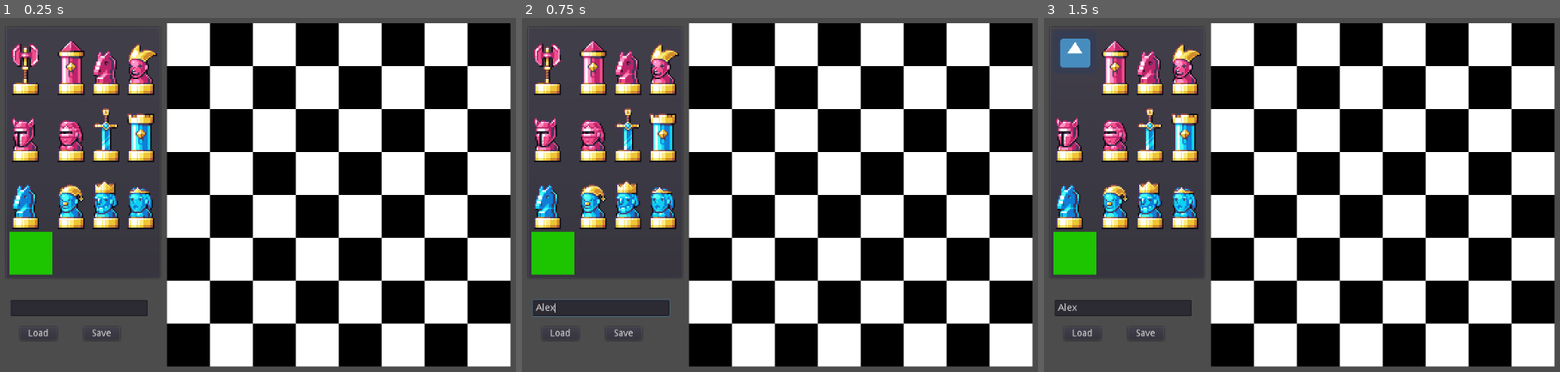
Above: before the commit, frames 1-3 (left to right).
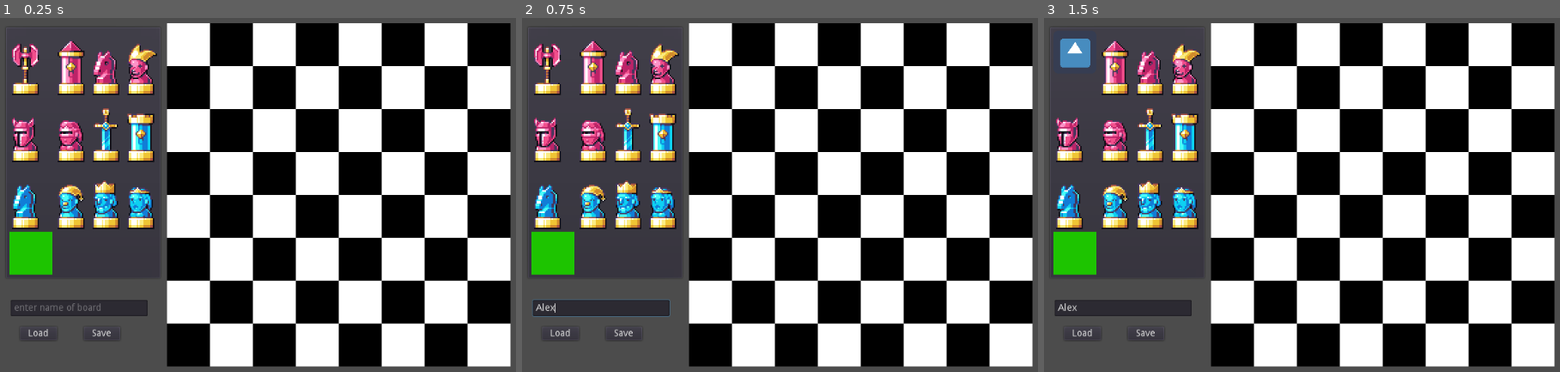
Above: after the commit, the same moments.

Repository: cis3296f22/ExcessChess
Game: Godot game, scene res://crafting_menu/CraftingMenu.tscn
Two runs of this game, one before a commit and one after it. Both use one fixed random seed, a clock stepped at 60 frames per second and the inputs below. The engine's default icon, where the game draws it, is replaced by a stand-in: a white triangle on a blue panel in a dark square.
Inputs (mouse positions are in pixels of both pictures, inside the frame that each line leads up to):
- Up to frame 1 (0.25 s): no input
- Up to frame 2 (0.75 s): click (599, 308) at 0.52 s; type "Alex" at 0.6 s
- Up to frame 3 (1.5 s): click (1074, 64) at 1.25 s

The runs differ from the first frame. In frame 1, 0.1% of the frame differs, in the area x 2-20%, y 80-83%; in frame 2, nothing differs; in frame 3, nothing differs.

Commit message:
misc changes, ignore me!

Diff:
--- a/code/crafting_menu/CraftingMenu.tscn
+++ b/code/crafting_menu/CraftingMenu.tscn
@@ -26,6 +26,8 @@
 margin_top = 435.0
 margin_right = 252.0
 margin_bottom = 459.0
+placeholder_text = "enter name of board"
+placeholder_alpha = 0.4
 
 [node name="LoadButton" type="Button" parent="NameInput"]
 margin_left = 14.0
